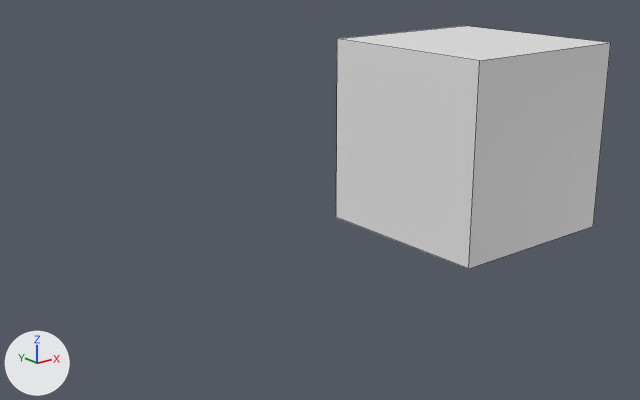
Renders of the Blender file sourceModel/stoneQuarry.blend from each side of a commit.
Camera for both pictures: a camera (50 mm lens) standing at (-14.19, -12.65, 6.36) and looking at (-3.94, 0.16, 1.24). Lighting does not change. The marker at lower left points along +X, +Y and +Z. Mesh edges are drawn as thin lines. Materials are left out; every surface is plain grey.
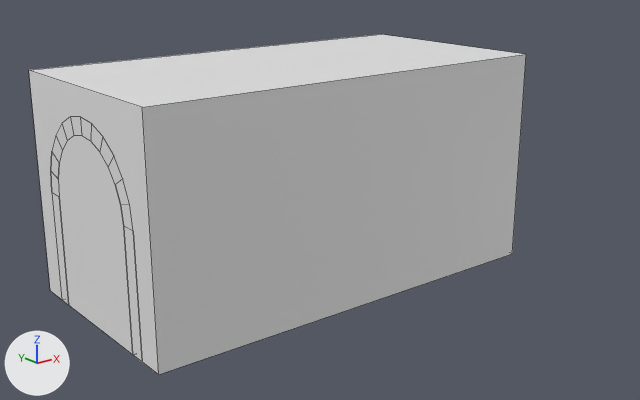
The change in detail:
me_cube is used by ob_cube; parent ob_visuals; location (0.0, 0.0, 2.0).
me_cube had 8 vertices, 6 faces and spanned x -2.0..2.0, y -2.0..2.0, z -2.0..2.0.
me_cube now has 68 vertices, 38 faces and spans x -6.0..2.0, y -2.0..2.0, z -2.0..2.0.
me_cube part 1: a new loose piece of 30 vertices spanning x -6.0..1.42, y -1.19..1.19, z -2.0..1.23.
Part 2, on me_cube:
4 vertices are removed from x -2.0, y -2.0..2.0, z -2.0..2.0.
6 faces are deleted.
19 vertices are added at x -6.0, y -2.0..2.0, z -2.0..2.0.
15 new vertices lie (8.0, 0.0, 0.0) away from vertices in x -6.0, y -1.49..1.49, z -2.0..1.53.
21 new faces join them.
Mesh me_bogen is new.
It has 60 vertices, 58 faces and spans x -7.77..0.5, y -1.49..1.49, z -1.92..1.61.
Object 'Cube' (ob_cube) moves from (0.0, 0.0, 2.0) to (-2.714, 0.0, 2.0).
Object 'Bogen' (ob_bogen) is new; it shows me_bogen.
Its parent is ob_visuals.
Its location is (-0.942, 0.0, 1.922).

Changed parts and their boxes [x1, y1, x2, y2] in the pictures (640 x 400 px):
'Cube', reshaped, moved (80% wider, 40% taller): before [336, 26, 611, 269]; after [29, 34, 526, 375]
'Bogen', added: after [51, 117, 142, 361]
part 1 of me_cube, added: after [58, 136, 133, 354]
part 2 of me_cube, built on: before [336, 26, 611, 269]; after [29, 34, 526, 375]
